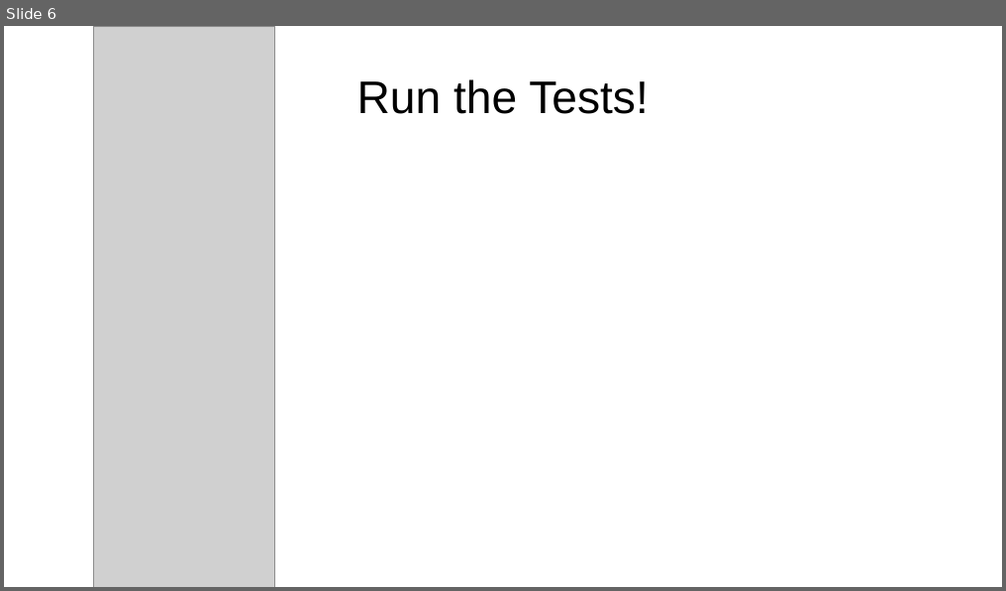
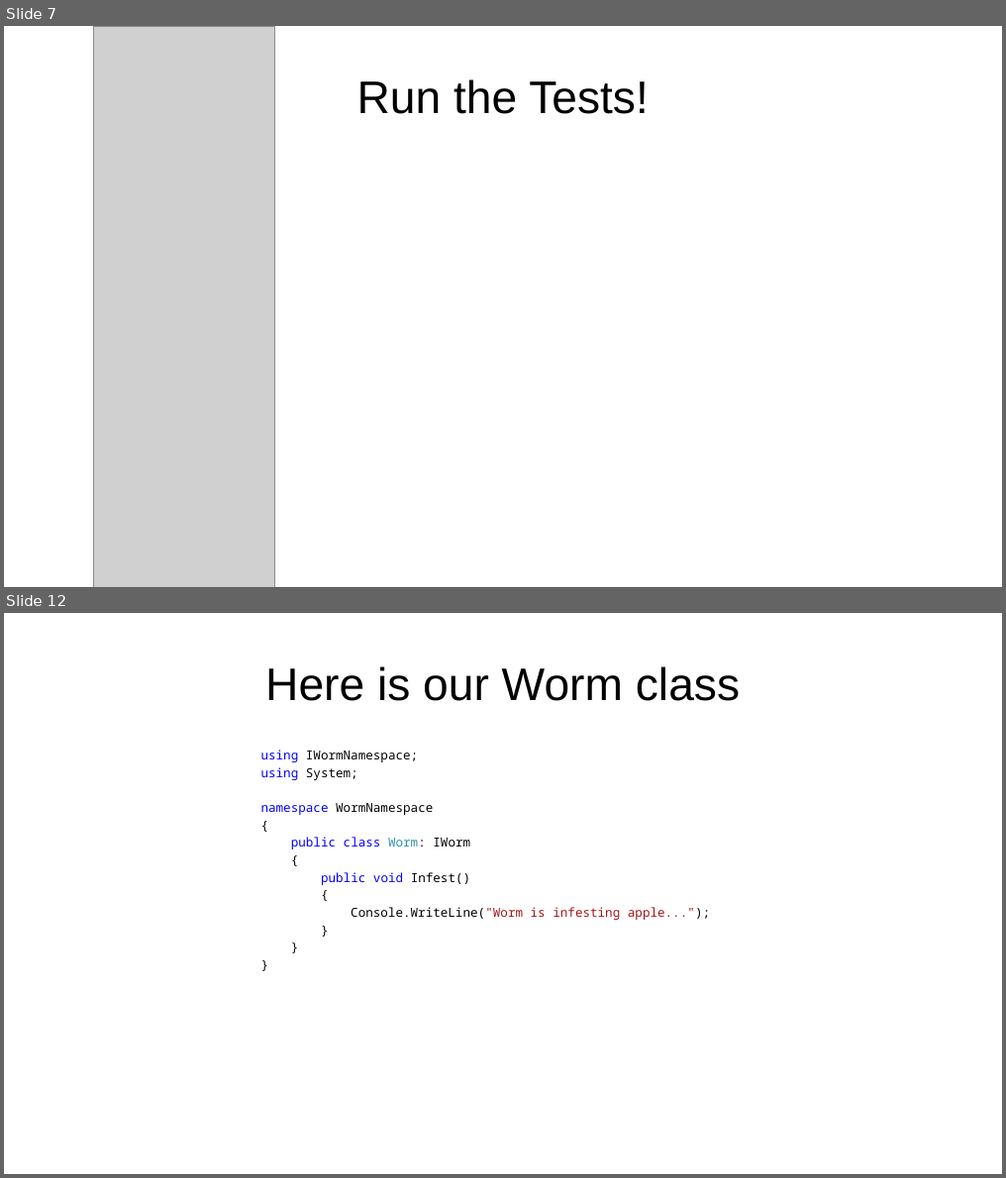
Before and after one commit to nicomp42/UnitTestProject, a slide deck: UnitTestProject.pptx. Shown one above the other, each under a label of ours: slide 6 before the commit, slides 7 and 12 after it; the slides between them are not shown. The pictures are 1006x591 and 1006x1178 pixels, drawn with LibreOffice and Linux fonts; fonts in the diff are those of the drawing; grey boxes stand for pictures; background and template pictures are left out. Boxes give left, top, right and bottom in pixels: in the first picture for what was removed or moved away, otherwise in the second. Text is boxed around its words. In the diff, an @@ line names an element or a change of style, - is before the commit and + after.

```diff
--- a/UnitTestProject.pptx
+++ b/UnitTestProject.pptx
@@ slide 12 added at <box>4,613,1002,1174</box>, background picture (left out) @@
@@ title added at <box>265,666,740,701</box>, 44 pt, text #000000 @@
+Here is our Worm class
@@ text added at <box>261,750,710,920</box>, 12 pt, text #000000 @@
+using IWormNamespace;
+using System;
+namespace WormNamespace
+{
+public class Worm: IWorm
+{
+public void Infest()
+{
+Console.WriteLine("Worm is infesting apple...");
+}
+}
+}
@@ what was slide 6 is now slide 7 @@
```
Also in this commit, not shown: 6 other slides added, 4 other files.
